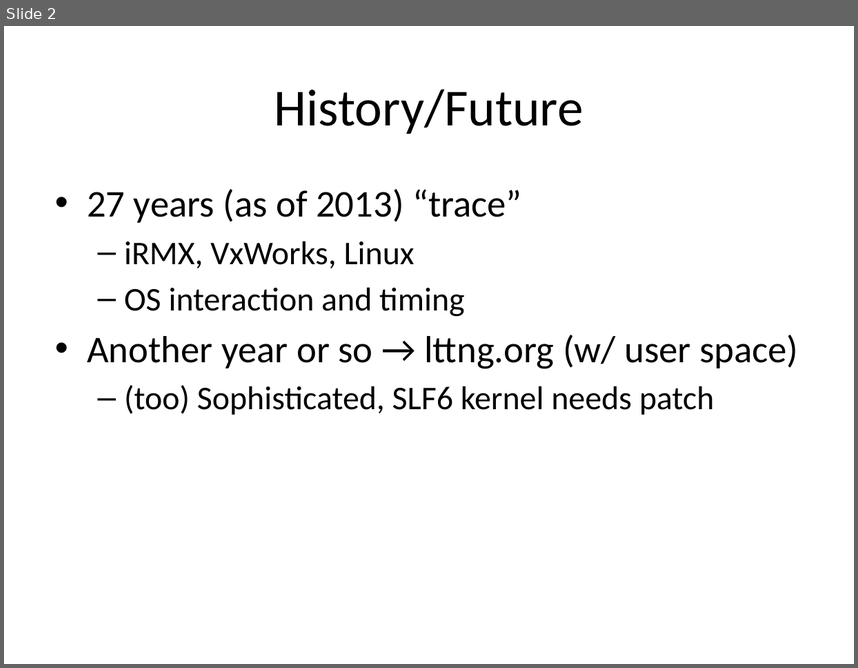
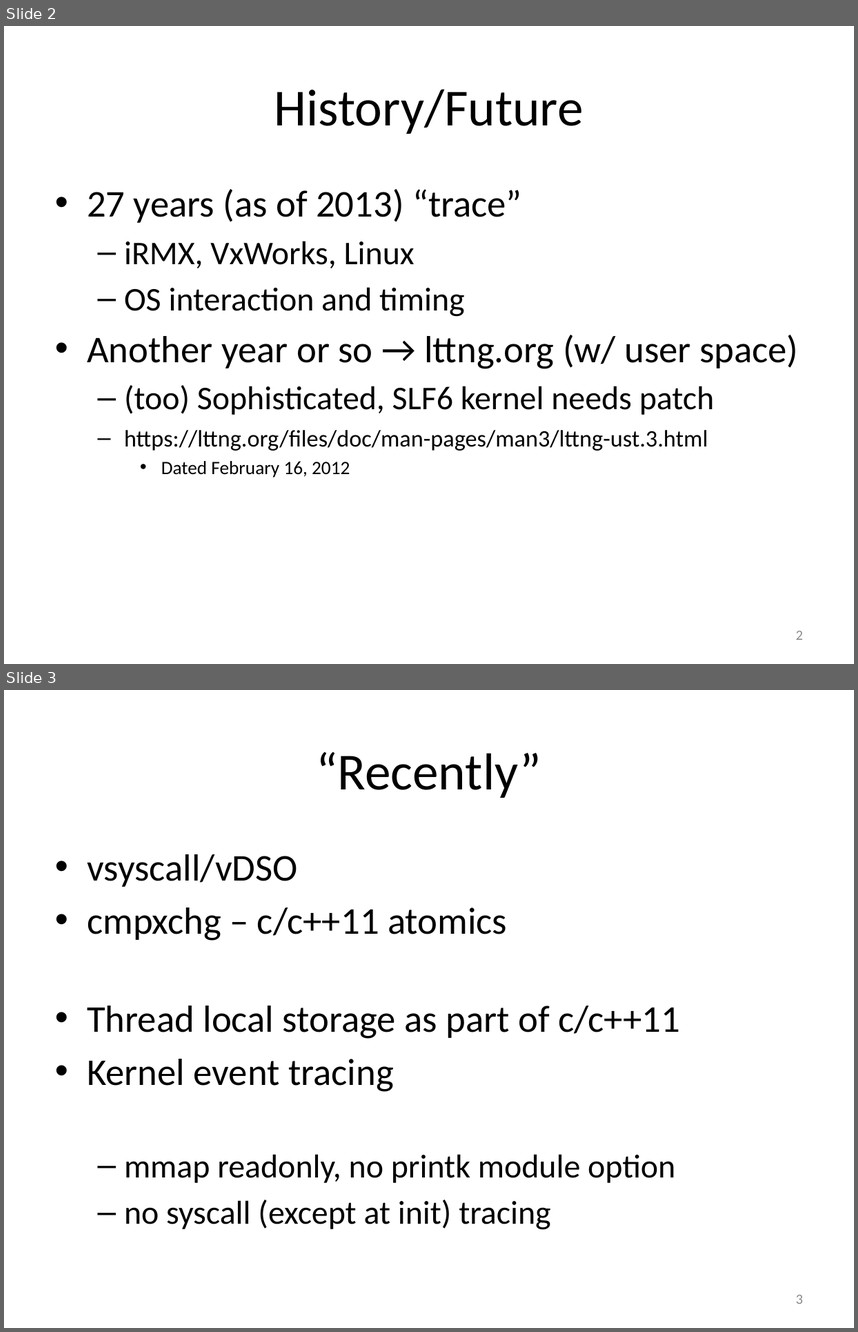
Before and after one commit to art-daq/trace, a slide deck: trace/doc/trace.pptx. Shown one above the other, each under a label of ours: slide 2 before the commit, slides 2 and 3 after it. The pictures are 858x668 and 858x1332 pixels, drawn with LibreOffice and Linux fonts; fonts in the diff are those of the drawing. Boxes give left, top, right and bottom in pixels: in the first picture for what was removed or moved away, otherwise in the second. Text is boxed around its words. In the diff, an @@ line names an element or a change of style, - is before the commit and + after.

```diff
--- a/trace/doc/trace.pptx
+++ b/trace/doc/trace.pptx
@@ slide 3 added at (4, 690, 854, 1328), background #FFFFFF @@
@@ title added at (316, 752, 542, 798), 44 pt, text #000000 @@
+“Recently”
@@ text added at (87, 854, 680, 1230), 32 pt, text #000000 @@
+• vsyscall/vDSO
+• cmpxchg – c/c++11 atomics
+• Thread local storage as part of c/c++11
+• Kernel event tracing
+  – mmap readonly, no printk module option
+  – no syscall (except at init) tracing
@@ page number added at (796, 1294, 803, 1303), 12 pt, text #8C8C8C @@
+3
@@ slide 2 changed as well @@
@@ text at (124, 430, 708, 477): paragraphs added @@
+  – https://lttng.org/files/doc/man-pages/man3/lttng-ust.3.html
+    • Dated February 16, 2012
@@ page number added at (796, 630, 803, 639), 12 pt, text #8C8C8C @@
+2
```
Also in this commit, not shown: 4 other slides changed, 6 other slides added, 2 slides removed, 2 other files.
